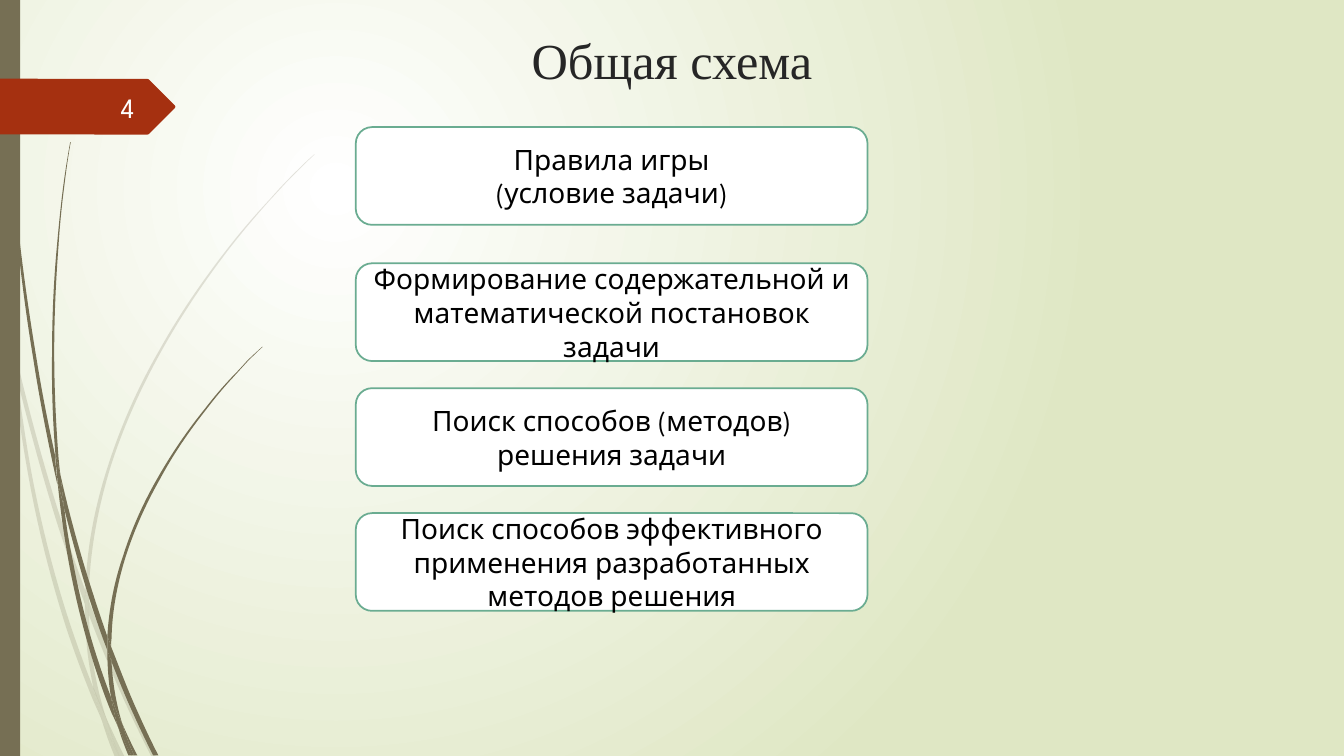
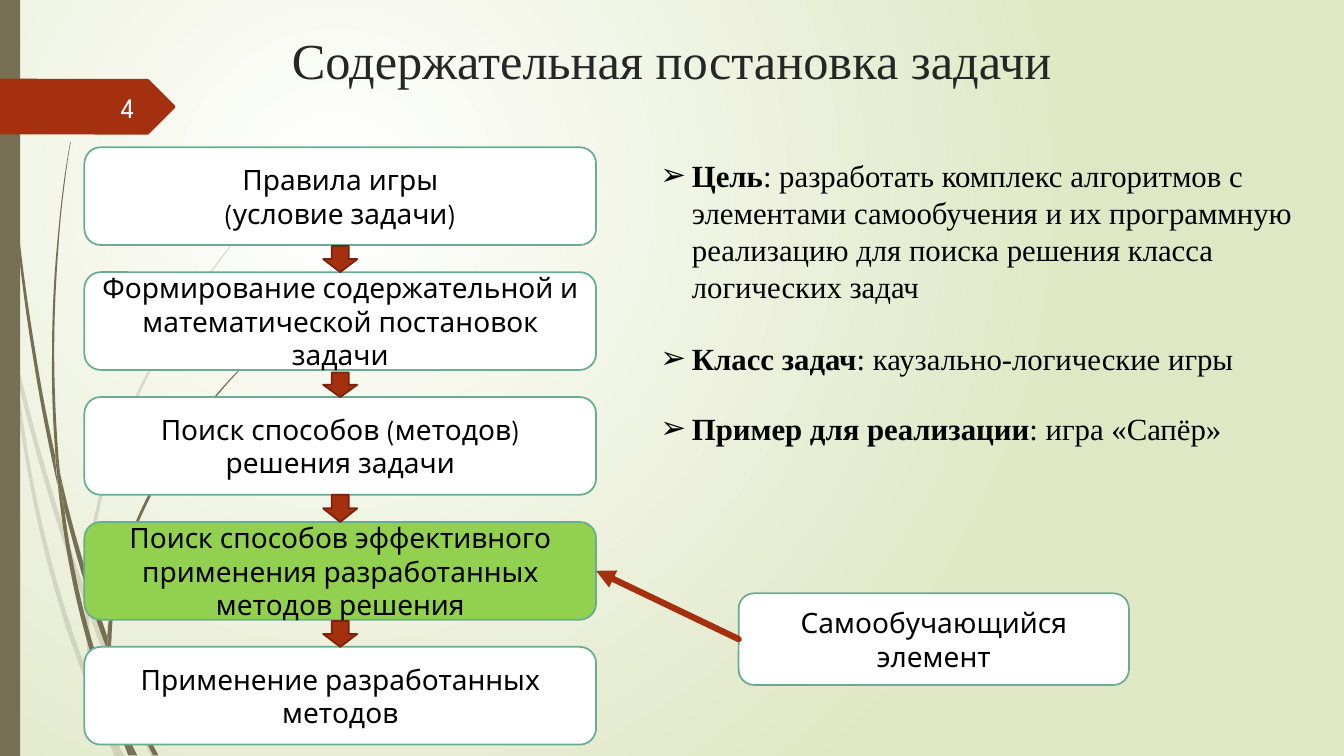
Before and after one commit to xex238/Diploma_2022, a slide deck: slide 4 of docs/Отчёты/ВКР/Новицкий_МПИ-20-4-2_ВКР_Презентация.pptx. Drawn at 1344x756 pixels with LibreOffice and Linux fonts; fonts in the diff are those of the drawing. Boxes give left, top, right and bottom in pixels: in the first picture for what was removed or moved away, otherwise in the second. Text is boxed around its words. In the diff, an @@ line names an element or a change of style, - is before the commit and + after.

```diff
--- a/docs/Отчёты/ВКР/Новицкий_МПИ-20-4-2_ВКР_Презентация.pptx
+++ b/docs/Отчёты/ВКР/Новицкий_МПИ-20-4-2_ВКР_Презентация.pptx
@@ title at (292,45,1051,89): text changed @@
-Общая схема
+Содержательная постановка задачи
@@ rounded rectangle "Правила игры": place and size @@
-rounded rectangle "Правила игры" at (356,127,868,225)
+rounded rectangle "Правила игры" at (85,147,597,245)
@@ text added at (692,165,1292,304), 22 pt, text #000000 @@
+➢ Цель: разработать комплекс алгоритмов с элементами самообучения и их программную реализацию для поиска решения класса логических задач
@@ down arrow added at (324,246,358,272), fill #A53010, outline #7A240C 1.25 pt @@
@@ text added at (692,350,1233,376), 22 pt, text #000000 @@
+➢ Класс задач: каузально-логические игры
@@ down arrow added at (324,373,358,397), fill #A53010, outline #7A240C 1.25 pt @@
@@ text added at (692,419,1221,446), 22 pt, text #000000, bold @@
+➢ Пример для реализации: игра «Сапёр»
@@ down arrow added at (324,495,358,522), fill #A53010, outline #7A240C 1.25 pt @@
@@ 3 rounded rectangles: place and size @@
-3 rounded rectangles at (356,263,868,611)
+3 rounded rectangles at (85,272,597,620)
@@ rounded rectangle "Поиск способов эффективного применения разработанных ..." at (85,522,597,620): fill #FFFFFF to #92D050 @@
@@ arrow added from (739, 639) to (596, 571), #A53010 4.5 pt @@
@@ rounded rectangle added at (739,594,1129,686), fill #FFFFFF, outline #6AAC91 1.25 pt, 20 pt, text #000000 @@
+Самообучающийся элемент
@@ down arrow added at (324,621,358,647), fill #A53010, outline #7A240C 1.25 pt @@
@@ rounded rectangle added at (85,647,597,745), fill #FFFFFF, outline #6AAC91 1.25 pt, 20 pt, text #000000 @@
+Применение разработанных методов
@@ freeform shape removed at (107,650,122,725) @@
```
Also in this commit, not shown: 2 other slides changed, 3 slides added, 4 other files.
